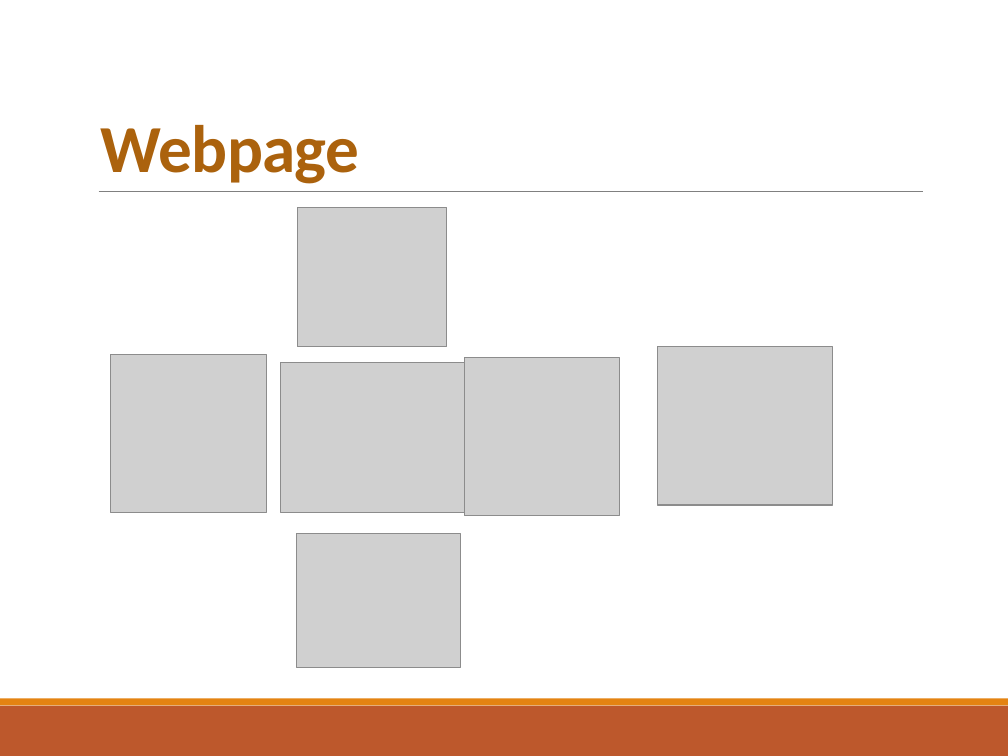
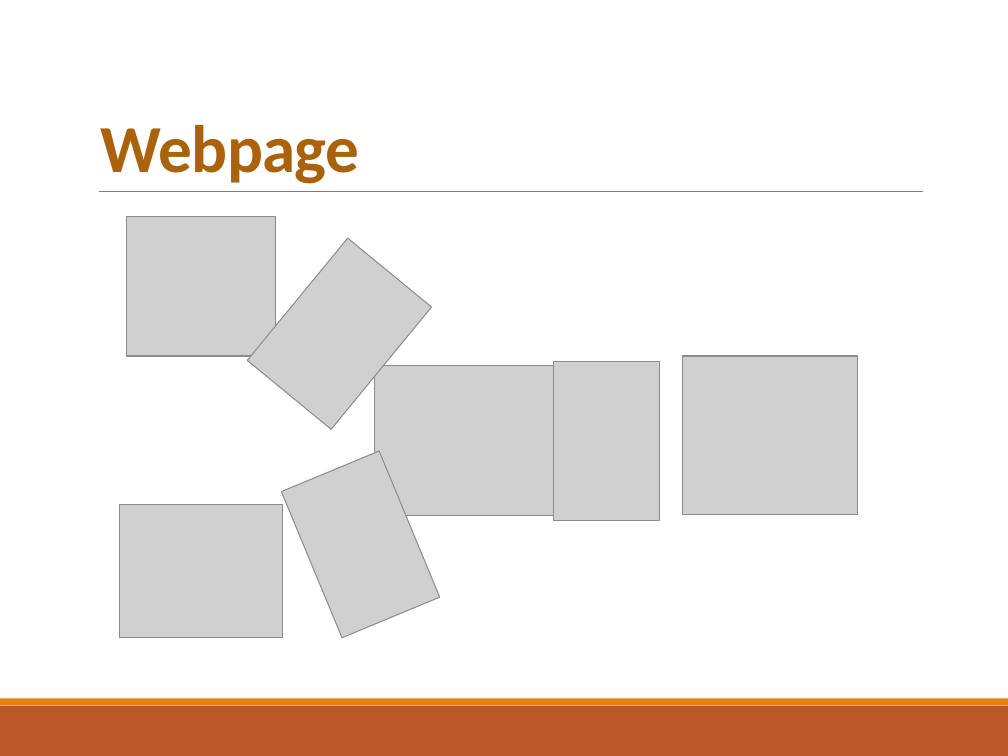
Before and after one commit to afadilla13/Final-Project-Melb-House-Price-Prediction, a slide deck: slide 7 of Presentation/Melb House Price Prediction with Machine Learning - Group 7.pptx. Drawn at 1008x756 pixels with LibreOffice and Linux fonts; fonts in the diff are those of the drawing; grey boxes stand for pictures. Boxes give left, top, right and bottom in pixels: in the first picture for what was removed or moved away, otherwise in the second. Text is boxed around its words. In the diff, an @@ line names an element or a change of style, - is before the commit and + after.

Commit message:
moving html file to static and fixing presentation

```diff
--- a/Presentation/Melb House Price Prediction with Machine Learning - Group 7.pptx
+++ b/Presentation/Melb House Price Prediction with Machine Learning - Group 7.pptx
@@ picture: place and size @@
-picture at [297, 208, 448, 347]
+picture at [126, 217, 276, 356]
@@ picture at [247, 238, 432, 430]: rotation 0 to 39 degrees @@
@@ picture: place and size @@
-picture at [657, 347, 833, 505]
+picture at [682, 356, 858, 514]
@@ picture: place and size @@
-picture at [280, 363, 466, 513]
+picture at [374, 366, 559, 516]
@@ picture at [553, 362, 659, 520]: rotation 0 to 180 degrees @@
@@ picture added at [281, 451, 440, 638] @@
@@ picture: place and size @@
-picture at [297, 533, 461, 667]
+picture at [119, 504, 282, 638]
```
Also in this commit, not shown: 1 other file.
